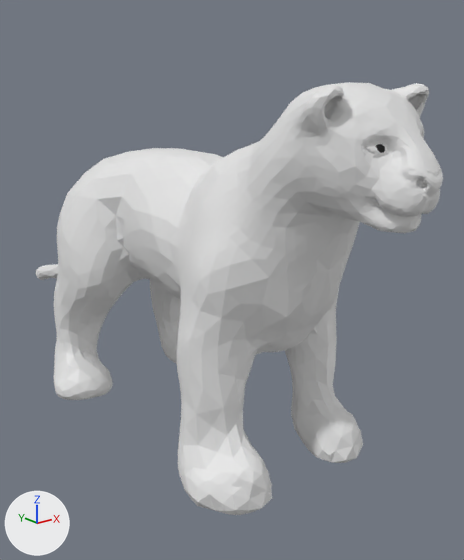
Before and after pictures for a commit that changed the FBX model Wildlife Horizon/Assets/Animals/Jaguar.fbx.
The view is the same before and after, from a 50 mm lens placed at (-8.84, -12.93, 6.75), pointed at (1.48, -0.03, 1.59). Arrows for +X, +Y and +Z are at lower left; the lights stay in place.

The first picture shows 'jaguar pintado'.
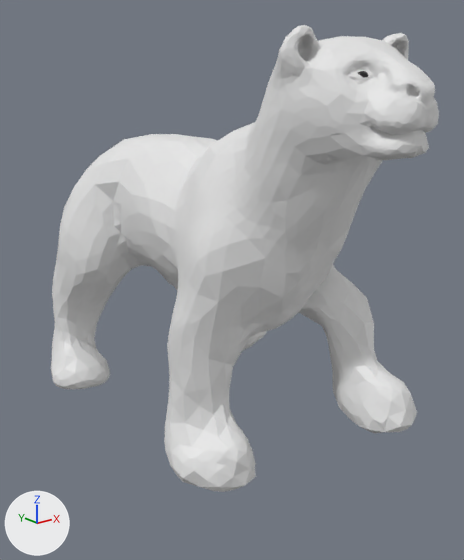
The newer file adds an action. The first version stands in its rest pose; the second is drawn at frame 46 of the action 'metarig|Walk'.

What the commit changed:
Bone 'spine' (bone_spine) moves from (0.0, 0.0, 0.0) to (0.0, -0.009, -0.012).
Bone 'tail.002' (bone_tail_002) turns from (0, 0, 0) to (13, -34, -28) degrees about its own x, y and z.
Bone 'spine.006' (bone_spine_006) turns from (0, 0, 0) to (-20, -6, 6) degrees about its own x, y and z.
Bone 'forearm.L' (bone_forearm_l) turns from (0, 0, 0) to (58, -2, -1) degrees about its own x, y and z.
Bone 'hand.L' (bone_hand_l) turns from (0, 0, 0) to (-48, 3, -5) degrees about its own x, y and z.
Bone 'forearm.R' (bone_forearm_r) turns from (0, 0, 0) to (-12, -3, 0) degrees about its own x, y and z.
Bone 'hand.R' (bone_hand_r) turns from (0, 0, 0) to (9, 0, 0) degrees about its own x, y and z.
Bone 'shin.L' (bone_shin_l) turns from (0, 0, 0) to (8, 1, 0) degrees about its own x, y and z.
Bone 'foot.L' (bone_foot_l) turns from (0, 0, 0) to (74, -20, 9) degrees about its own x, y and z.
Bone 'r_toe.L' (bone_r_toe_l) turns from (0, 0, 0) to (-63, 27, 5) degrees about its own x, y and z.
Bone 'shin.R' (bone_shin_r) turns from (0, 0, 0) to (2, 0, 0) degrees about its own x, y and z.
Bone 'foot.R' (bone_foot_r) turns from (0, 0, 0) to (-4, 0, 0) degrees about its own x, y and z.

Changed parts and their boxes [x1, y1, x2, y2] in the pictures (464 x 560 px):
'jaguar pintado', posed (8% taller)
    before: [36, 82, 443, 515]
    after: [51, 25, 439, 492]
bone 'spine', root to tip
    before: (134, 190) to (155, 203)
    after: (159, 153) to (171, 161)
bone 'tail.002', root to tip
    before: (132, 201) to (102, 245)
    after: (127, 165) to (120, 189)
bone 'spine.006', root to tip
    before: (302, 137) to (317, 136)
    after: (309, 122) to (323, 117)
bone 'forearm.L', root to tip
    before: (306, 295) to (315, 353)
    after: (300, 276) to (340, 313)
bone 'hand.L', root to tip
    before: (315, 353) to (327, 435)
    after: (340, 313) to (359, 403)
bone 'forearm.R', root to tip
    before: (219, 317) to (215, 387)
    after: (202, 288) to (191, 364)
bone 'hand.R', root to tip
    before: (215, 387) to (226, 477)
    after: (191, 364) to (206, 435)
bone 'shin.L', root to tip
    before: (188, 268) to (169, 310)
    after: (193, 231) to (164, 259)
bone 'foot.L', root to tip
    before: (169, 310) to (180, 348)
    after: (164, 259) to (191, 284)
bone 'r_toe.L', root to tip
    before: (180, 348) to (204, 367)
    after: (191, 284) to (235, 329)
bone 'shin.R', root to tip
    before: (101, 289) to (87, 329)
    after: (92, 253) to (76, 293)
bone 'foot.R', root to tip
    before: (87, 329) to (91, 376)
    after: (76, 293) to (77, 339)
